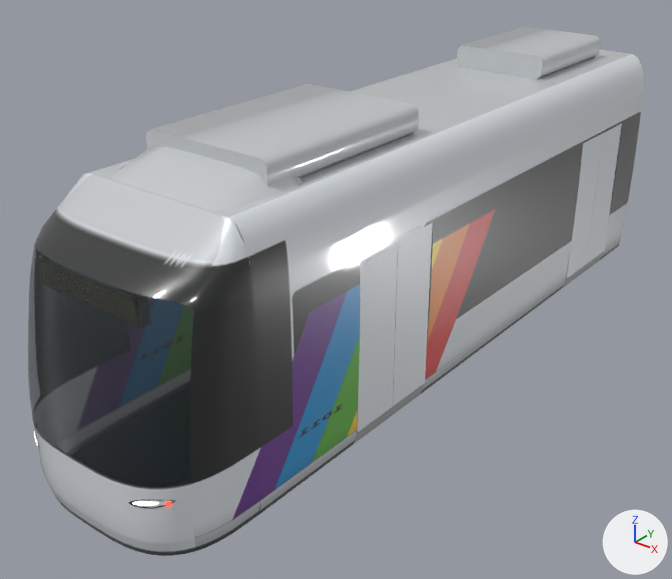
The glTF model tram_parts/extremites/cts403ng/end_b_lod1_m.glb as it was, and as the next commit left it.
Rendered twice from a 50 mm camera at (6.22, -8.89, 6.18) aimed at (-0.31, -0.73, 1.12). Every picture has the same lights, and +X, +Y and +Z are marked at lower right. The first picture is the older version. Where no turn or scale is listed for an object, it has been applied to the vertices. Vertices at exactly the same position are counted once.

In view in the first picture: 'door_5_R_a', 'door_5_R_b', 'door_6_R_a', 'door_6_R_b', 'em_tail_B', 'module_06' and 1 more.
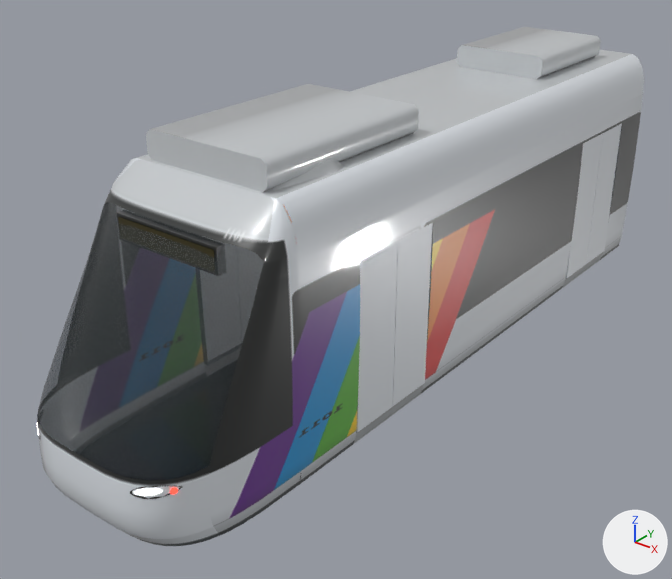
Changed parts and their boxes (x1, y1, x2, y2) in the pictures (672 x 579 px; the box of a moved part takes in the faces that stretch with it):
'module_06', reshaped: before (28, 27, 644, 556); after (37, 27, 644, 546)
part 1 of me_module_06, moved or reshaped: before (112, 146, 303, 211); after (161, 160, 343, 193)
part 2 of me_module_06, moved or reshaped (mostly hidden before): before (39, 256, 148, 305); after (117, 211, 222, 257)
part 3 of me_module_06, moved or reshaped: before (129, 500, 175, 509); after (130, 486, 183, 499)
part 4 of me_module_06, rebuilt (36% wider, 16% taller): before (28, 246, 194, 486); after (38, 202, 264, 480)
part 5 of me_module_06, moved or reshaped: before (32, 50, 631, 556); after (37, 50, 631, 546)
part 6 of me_module_06, surface changed: before (49, 173, 360, 551); after (209, 173, 360, 536)
part 7 of me_em_tail_b, added: after (170, 488, 178, 494)

The edits, one by one:
me_module_06 is used by ob_module_06; location (0.0, 0.0, 0.0).
me_module_06 had 1670 vertices, 2798 faces and spanned x -1.2..1.2, y -4.93..4.81, z -0.03..3.62.
me_module_06 now has 1672 vertices, 2798 faces and spans x -1.2..1.2, y -4.93..4.81, z -0.03..3.62.
me_module_06 part 1: the loose piece of 81 vertices spanning x -0.91..0.91, y -3.73..-2.53, z 3.29..3.53 is moved by (0.0, 0.6, 0.0).
me_module_06 part 2: the loose piece of 8 vertices spanning x -0.68..0.68, y -4.55..-4.45, z 2.5..2.78 is moved by (0.0, 0.91, 0.15).
me_module_06 part 3: the loose piece of 14 vertices spanning x 0.66..1.01, y -4.87..-4.63, z 0.85..0.95 is scaled about its middle by (1, 1.28, 1.31), then moved by (0.0, 0.06, 0.1).
me_module_06 part 4: the loose piece of 221 vertices spanning x -1.09..1.09, y -4.93..-4.3, z 1.1..2.8 is rebuilt with 238 vertices and now spans x -1.11..1.11, y -4.89..-3.48, z 1.12..2.95.
me_module_06 part 5: 224 vertices moved from x -1.2..1.2, y -4.9..-3.73, z 0.25..3.3 to x -1.2..1.2, y -4.89..-3.13, z 0.25..3.3; 281 vertices removed from x -1.2..1.2, y -4.93..-3.73, z 0.25..3.3; 266 vertices added at x -1.2..1.2, y -4.92..-3.13, z 0.25..3.3.
me_module_06 part 6: 243 kept faces spanning x -1.2..1.2, y -4.32..4.74, z 0.25..3.3 get new texture (UV) coordinates.
Other edits to the shape of me_module_06 do not show in these pictures.
me_em_tail_b is used by ob_em_tail_b; location (0.0, -4.93, 0.9).
me_em_tail_b had 92 vertices, 126 faces and spanned x -0.99..0.99, y 0.22..0.27, z -0.03..0.03.
me_em_tail_b now has 92 vertices, 126 faces and spans x -0.99..0.99, y 0.29..0.35, z 0.07..0.14.
me_em_tail_b part 7: a new loose piece of 36 vertices spanning x 0.95..0.99, y 0.29..0.35, z 0.07..0.14, in mat_em_tail__part_06 (dark red #7a0a0a, glowing red #ff3f30).
Other edits to the shape of me_em_tail_b do not show in these pictures.
